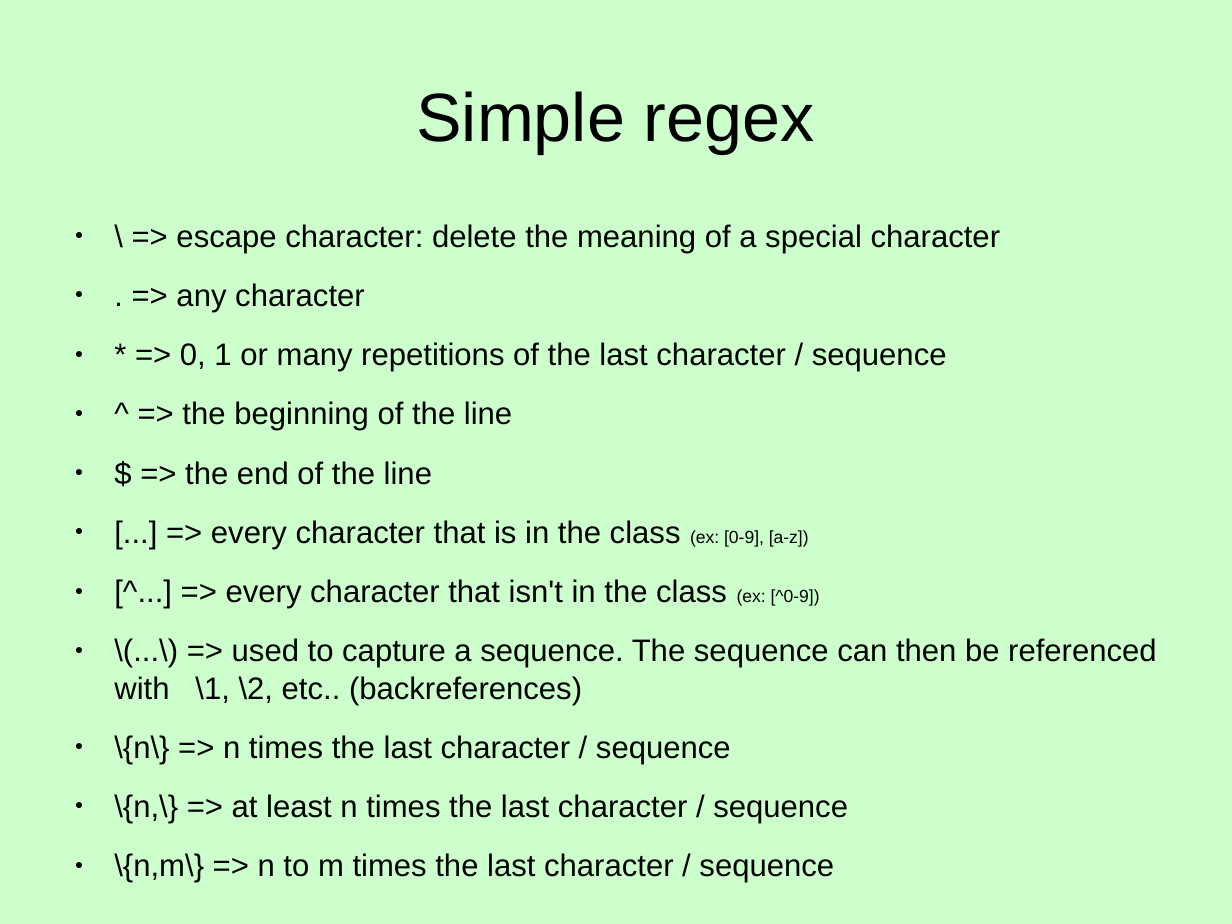
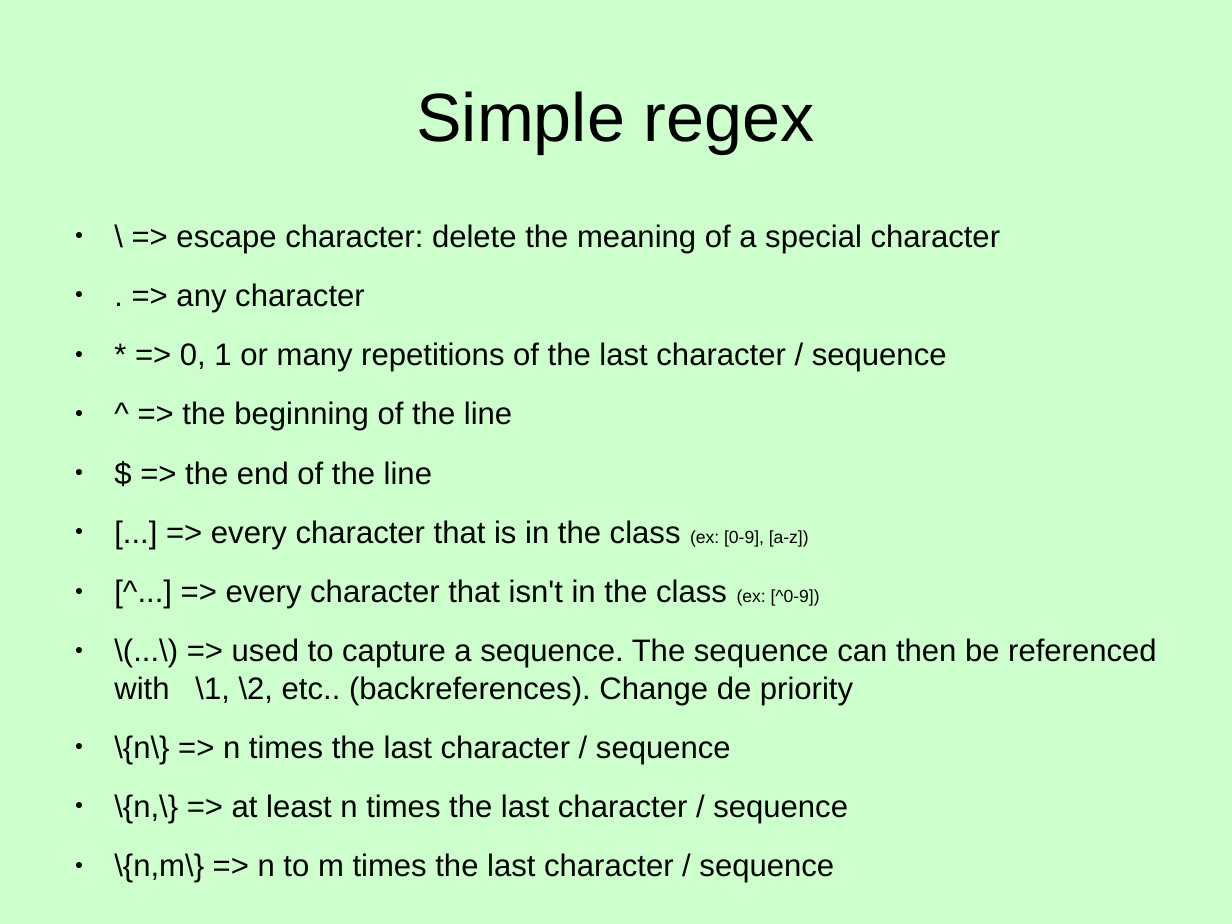
Before and after one commit to Clibre/An-introduction-to-bash, a slide deck: slide 37 of presentation/presentation.odp. Drawn at 1232x924 pixels with LibreOffice and Linux fonts; fonts in the diff are those of the drawing. Boxes give left, top, right and bottom in pixels: in the first picture for what was removed or moved away, otherwise in the second. Text is boxed around its words. In the diff, an @@ line names an element or a change of style, - is before the commit and + after.

```diff
--- a/presentation/presentation.odp
+++ b/presentation/presentation.odp
@@ text at (114, 638, 1156, 705): text changed @@
-● \(...\) => used to capture a sequence. The sequence can then be referenced with \1, \2, etc.. (backreferences)
+● \(...\) => used to capture a sequence. The sequence can then be referenced with \1, \2, etc.. (backreferences). Change de priority
```
Also in this commit, not shown: 5 other slides changed, 3 other files.
